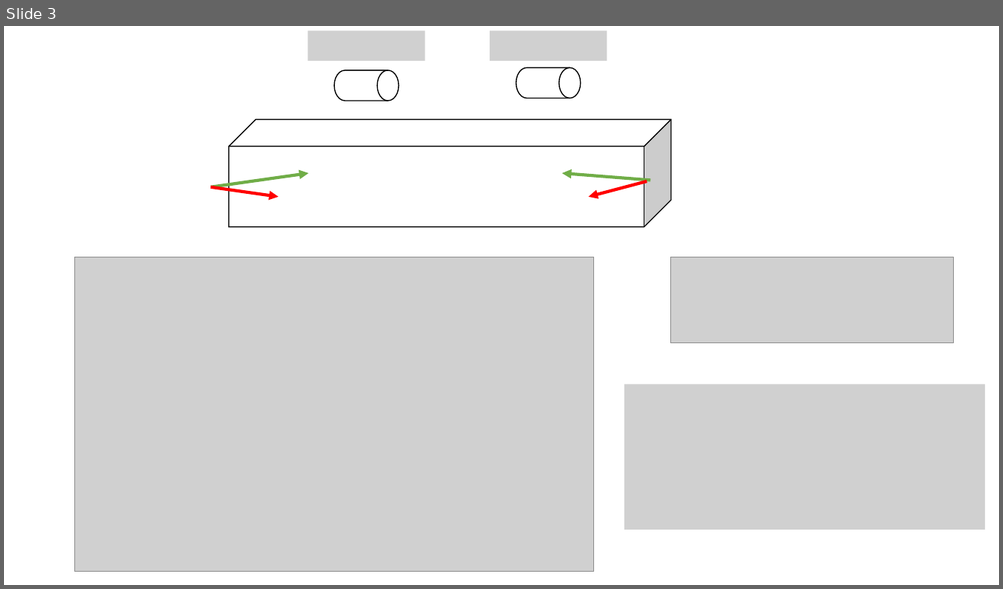
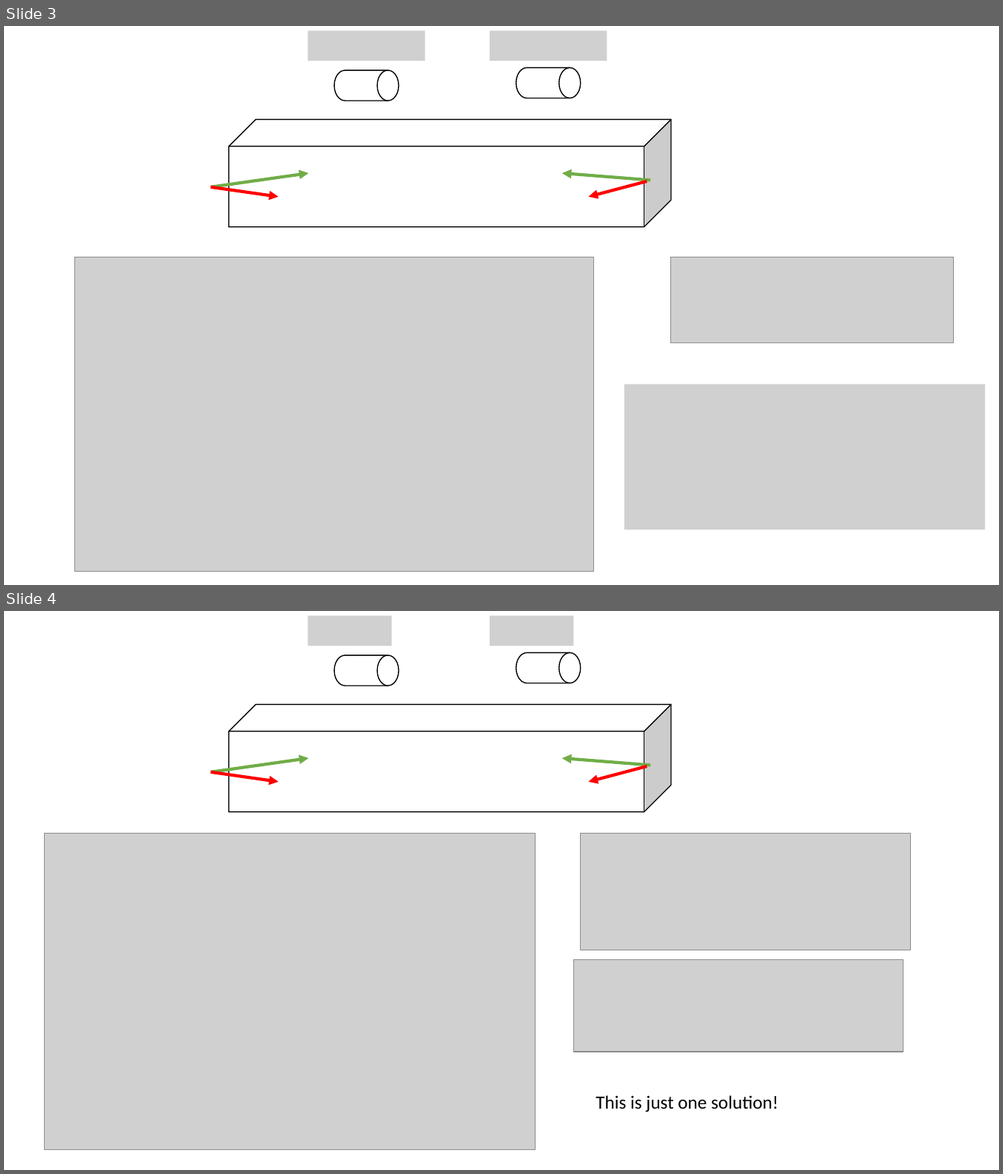
Before and after one commit to youjieyu888/circular-waveguide, a slide deck: cavity-cavity interaction.pptx. Shown one above the other, each under a label of ours: slide 3 before the commit, slides 3 and 4 after it. The pictures are 1003x589 and 1003x1174 pixels, drawn with LibreOffice and Linux fonts; fonts in the diff are those of the drawing; grey boxes stand for pictures. Boxes give left, top, right and bottom in pixels: in the first picture for what was removed or moved away, otherwise in the second. Text is boxed around its words. In the diff, an @@ line names an element or a change of style, - is before the commit and + after.

```diff
--- a/cavity-cavity interaction.pptx
+++ b/cavity-cavity interaction.pptx
@@ slide 4 added at [4,611,999,1170], background #FFFFFF @@
@@ picture added at [307,615,391,645] @@
@@ picture added at [489,615,573,645] @@
@@ flow chart magnetic drum added at [335,655,398,686], fill #FFFFFF, outline #000000 1 pt @@
@@ flow chart magnetic drum added at [516,652,580,684], fill #FFFFFF, outline #000000 1 pt @@
@@ cube added at [228,704,671,812], fill #FFFFFF, outline #000000 1 pt @@
@@ arrow added from (210, 772) to (308, 758), #70AD47 3 pt @@
@@ arrow added from (650, 766) to (562, 758), #70AD47 3 pt @@
@@ arrow added from (210, 772) to (279, 782), #FF0000 3 pt @@
@@ arrow added from (646, 766) to (588, 782), #FF0000 3 pt @@
@@ picture added at [44,833,535,1150] @@
@@ picture added at [580,833,910,951] @@
@@ picture added at [573,960,903,1052] @@
@@ text added at [595,1096,778,1113], 18 pt, text #000000 @@
+This is just one solution!
```
Also in this commit, not shown: 1 other slide added, 1 slide removed, 12 other files.
